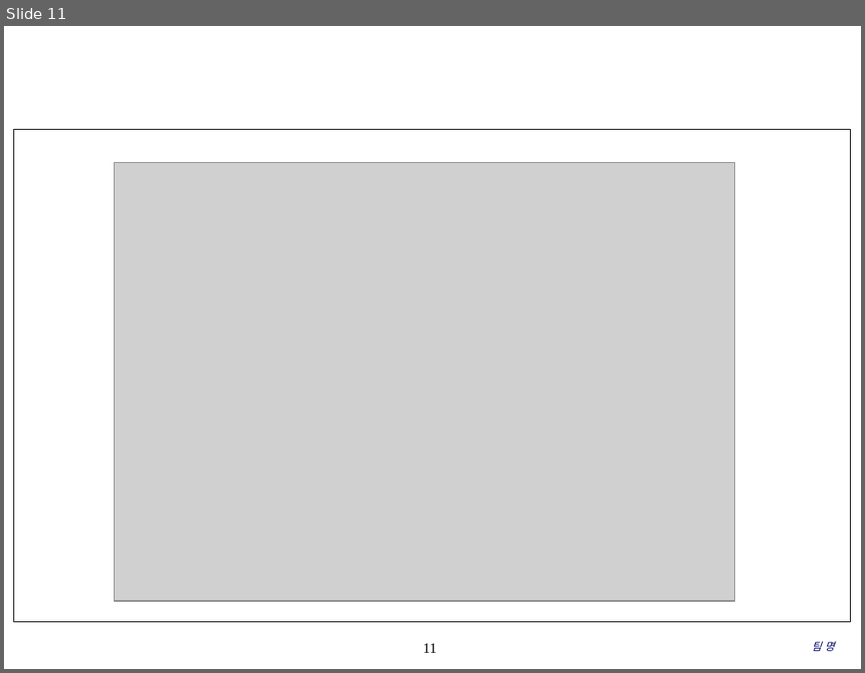
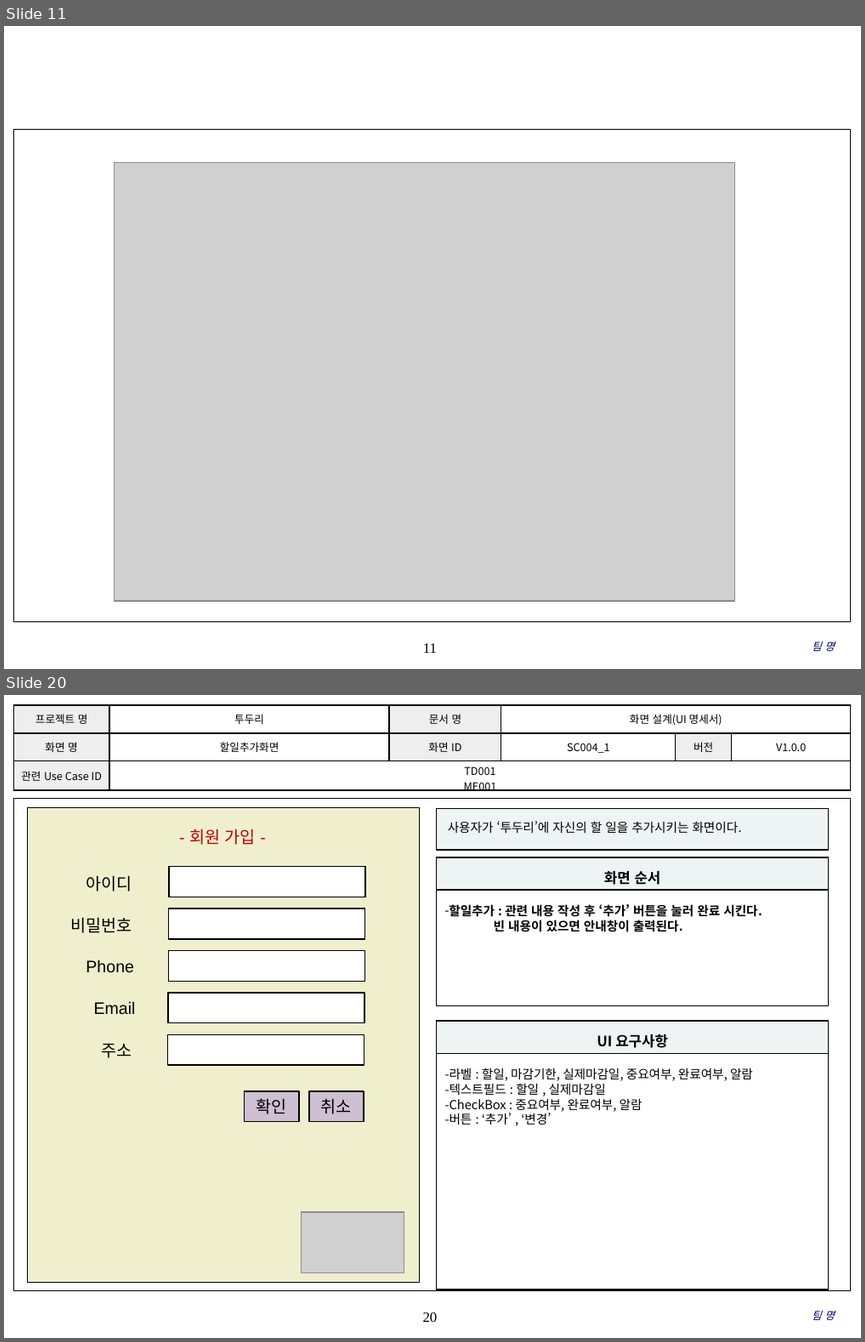
Before and after one commit to coskdms/SE2017_10_TenoutofTen, a slide deck: doc/3_ 설계서/UI Design Template.pptx. Shown one above the other, each under a label of ours: slide 11 before the commit, slides 11 and 20 after it; the slides between them are not shown. The pictures are 865x673 and 865x1342 pixels, drawn with LibreOffice and Linux fonts; fonts in the diff are those of the drawing; grey boxes stand for pictures; background and template pictures are left out. Boxes give left, top, right and bottom in pixels: in the first picture for what was removed or moved away, otherwise in the second. Text is boxed around its words. In the diff, an @@ line names an element or a change of style, - is before the commit and + after.

Commit message:
#856 새기능 신규 보통 2017.05.17 UI 디자인 설계서를 작성하였습니다. 이미지는 최종적으로 제작하여 삽입할 예정입니다.

```diff
--- a/doc/3_ 설계서/UI Design Template.pptx
+++ b/doc/3_ 설계서/UI Design Template.pptx
@@ slide 20 added at (4,695,861,1338), background #FFFFFF; not listed: 2 template elements that a slide beside it also shows @@
@@ table added at (13,705,850,794), 3 rows, 6 columns @@
+프로젝트 명 | 투두리 | 문서 명 | 화면 설계(UI 명세서) |  | 
+화면 명 | 할일추가화면 | 화면 ID | SC004_1 | 버전 | V1.0.0
+관련 Use Case ID | TD001 / ME001 |  |  |  | 
@@ rectangle added at (437,808,829,849), fill #EEF4F4, outline #000000 1 pt, 10.5 pt, text #000000 @@
+사용자가 ‘투두리’에 자신의 할 일을 추가시키는 화면이다.
@@ rectangle added at (437,857,829,890), fill #EEF4F4, outline #000000 1 pt, 12 pt, text #000000, bold @@
+화면 순서
@@ rectangle added at (437,890,829,1005), fill #FFFFFF, outline #000000 1 pt, 10.5 pt, text #000000, bold @@
+– 할일추가 : 관련 내용 작성 후 ‘추가’ 버튼을 눌러 완료 시킨다.
+빈 내용이 있으면 안내창이 출력된다.
@@ rectangle added at (437,1021,829,1053), fill #EEF4F4, outline #000000 1 pt, 12 pt, text #000000, bold @@
+UI 요구사항
@@ rectangle added at (437,1053,829,1290), fill #FFFFFF, outline #000000 1 pt, 10.5 pt, text #000000 @@
+-라벨 : 할일, 마감기한, 실제마감일, 중요여부, 완료여부, 알람
+-텍스트필드 : 할일 , 실제마감일
+-CheckBox : 중요여부, 완료여부, 알람
+-버튼 : ‘추가’ , ‘변경’
@@ group added at (27,808,420,1281): 8 rectangles, 6 texts, 1 picture @@
+확인
+- 회원 가입 -
+아이디
+비밀번호
+Phone
+Email
+주소
+취소
@@ text added at (812,1310,834,1320), 9 pt, text #000066, italic @@
+팀 명
```
Also in this commit, not shown: 1 slide changed, 13 other slides added.
